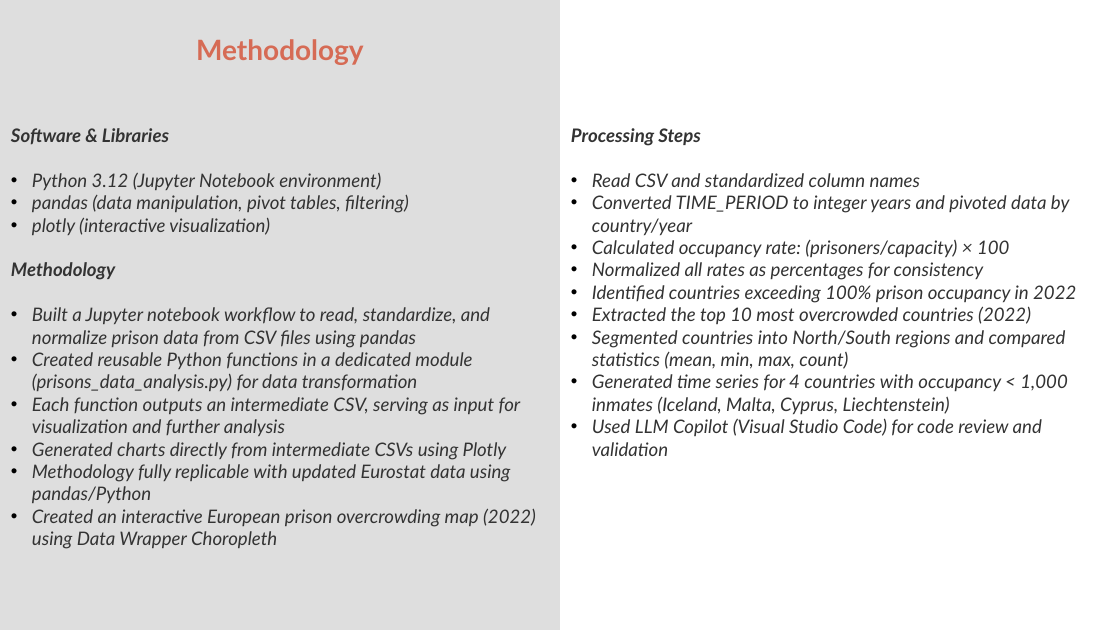
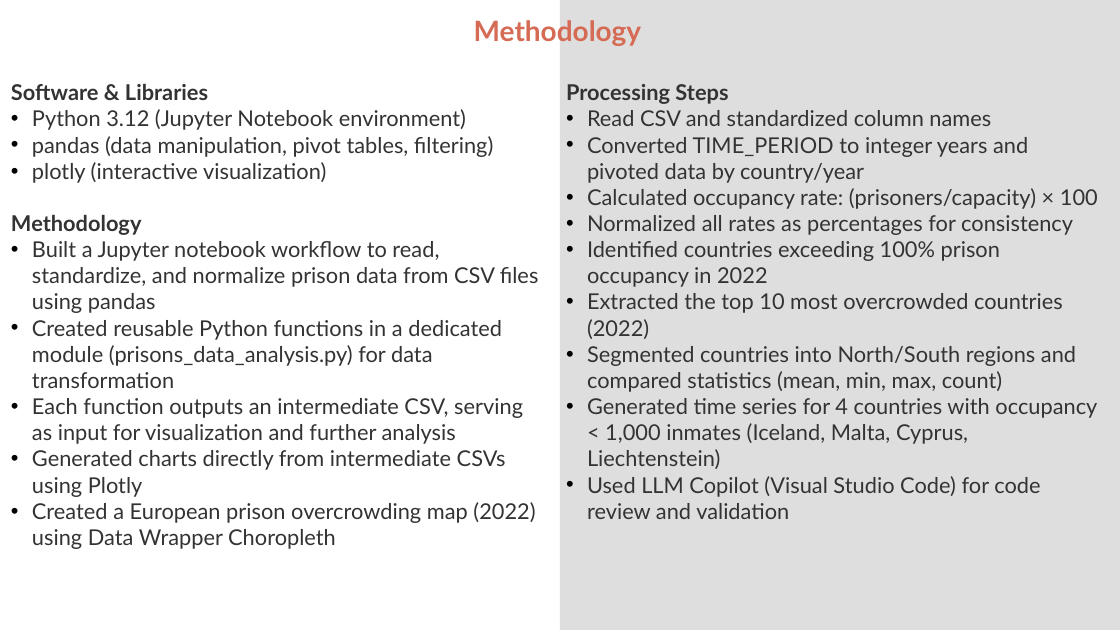
Before and after one commit to gevola-dev/FDS02Q001, a slide deck: slide 4 of data_viz/prison_data_project/26_01_03_prisons_statistics.pptx. Drawn at 1120x630 pixels with LibreOffice and Linux fonts; fonts in the diff are those of the drawing. Boxes give left, top, right and bottom in pixels: in the first picture for what was removed or moved away, otherwise in the second. Text is boxed around its words. In the diff, an @@ line names an element or a change of style, - is before the commit and + after.

```diff
--- a/data_viz/prison_data_project/26_01_03_prisons_statistics.pptx
+++ b/data_viz/prison_data_project/26_01_03_prisons_statistics.pptx
@@ text "Methodology": place and size @@
-text "Methodology" at [196,39,363,65]
+text "Methodology" at [474,20,641,46]
@@ rectangle: place and size @@
-rectangle at [0,0,560,629]
+rectangle at [560,0,1120,629]
@@ text "Software & Libraries": place and size @@
-text "Software & Libraries" at [11,128,536,549]
+text "Software & Libraries" at [11,84,539,549]
@@ text "Processing Steps": place and size @@
-text "Processing Steps" at [571,128,1076,456]
+text "Processing Steps" at [566,84,1098,519]
@@ text "Processing Steps" at [566,84,1098,519]: size 12 to 14 pt, italic off @@
@@ text at [11,84,539,497]: size 12 to 14 pt, italic off in "Software & Libraries", "Python 3.12 (Jupyter Notebook environment)", "pandas (data manipulation, pivot tables, filtering)", "plotly (interactive visualization)" and 5 more places @@
@@ text at [32,502,535,549]: text changed; size 12 to 14 pt; italic off @@
-• Methodology fully replicable with updated Eurostat data using pandas/Python
-• Created an interactive European prison overcrowding map (2022) using Data Wrapper Choropleth
+• Created a European prison overcrowding map (2022) using Data Wrapper Choropleth
```
Also in this commit, not shown: 5 other slides changed, 6 slides added, 7 slides removed, 4 other files.
